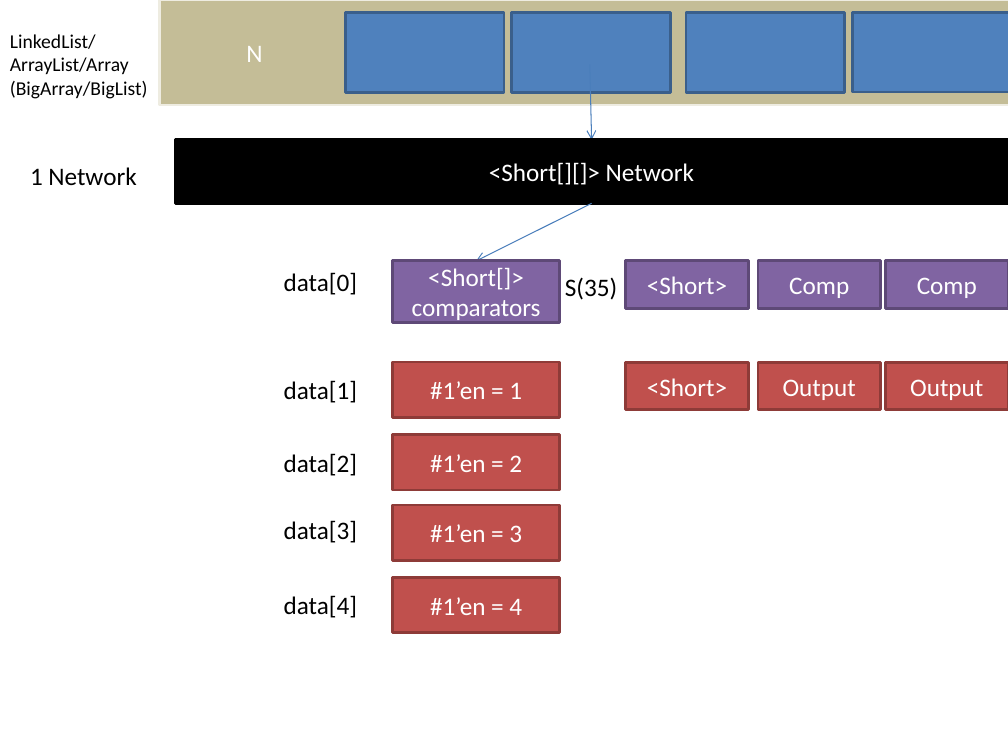
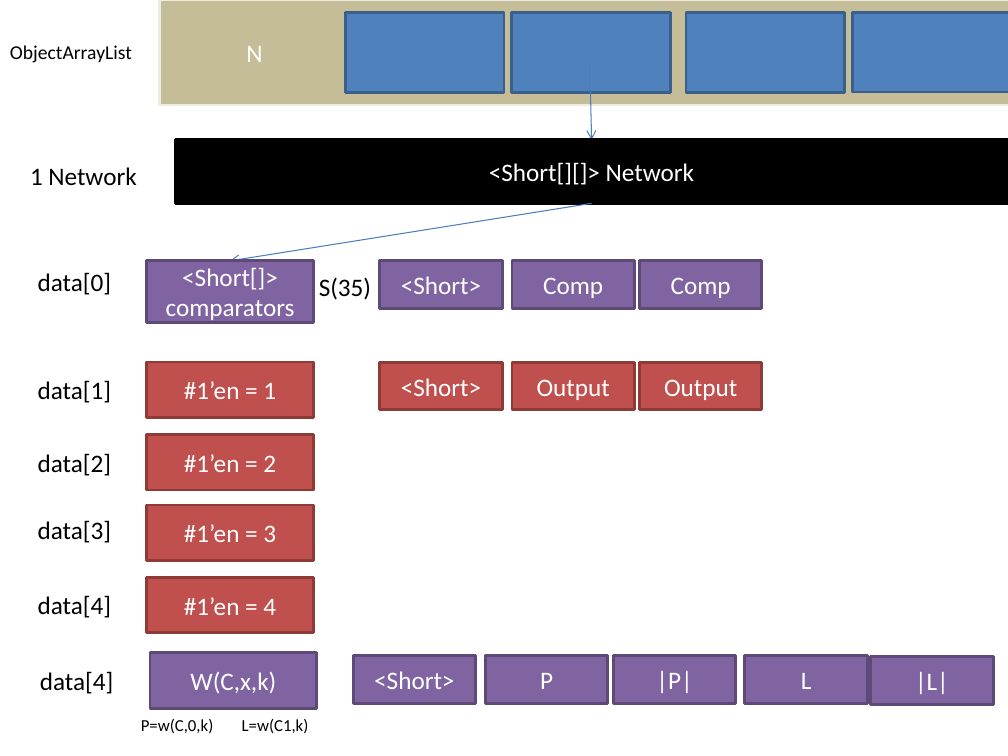
Before and after one commit to mdekempeneer/Research-Optimal-Size-Sorting-Networks, a slide deck: slide 1 of Paper_werking_draft.pptx. Drawn at 1008x756 pixels with LibreOffice and Linux fonts; fonts in the diff are those of the drawing. Boxes give left, top, right and bottom in pixels: in the first picture for what was removed or moved away, otherwise in the second. Text is boxed around its words. In the diff, an @@ line names an element or a change of style, - is before the commit and + after.

```diff
--- a/Paper_werking_draft.pptx
+++ b/Paper_werking_draft.pptx
@@ text at [10,45,132,63]: text changed @@
-LinkedList/ArrayList/Array
-(BigArray/BigList)
+ObjectArrayList
@@ arrow moved from (592, 204) - (476, 261) to (592, 204) - (230, 261) @@
@@ 11 rectangles, 6 texts: place and size @@
-11 rectangles, 6 texts at [284,261,1008,633]
+11 rectangles, 6 texts at [38,261,761,633]
@@ rectangle added at [150,653,317,709], fill #8064A2, outline #5F4A78 2 pt, 18 pt, text #FFFFFF @@
+W(C,x,k)
@@ rectangle added at [353,656,475,704], fill #8064A2, outline #5F4A78 2 pt, 18 pt, text #FFFFFF @@
+<Short>
@@ rectangle added at [485,656,607,704], fill #8064A2, outline #5F4A78 2 pt, 18 pt, text #FFFFFF @@
+P
@@ rectangle added at [613,656,735,704], fill #8064A2, outline #5F4A78 2 pt, 18 pt, text #FFFFFF @@
+|P|
@@ rectangle added at [745,656,867,704], fill #8064A2, outline #5F4A78 2 pt, 18 pt, text #FFFFFF @@
+L
@@ rectangle added at [871,656,993,704], fill #8064A2, outline #5F4A78 2 pt, 18 pt, text #FFFFFF @@
+|L|
@@ text added at [40,671,113,694], 18 pt, text #000000 @@
+data[4]
@@ text added at [141,719,309,733], 12 pt, text #000000 @@
+P=w(C,0,k) L=w(C1,k)
```
Also in this commit, not shown: 1 other slide changed, 2 other files.
